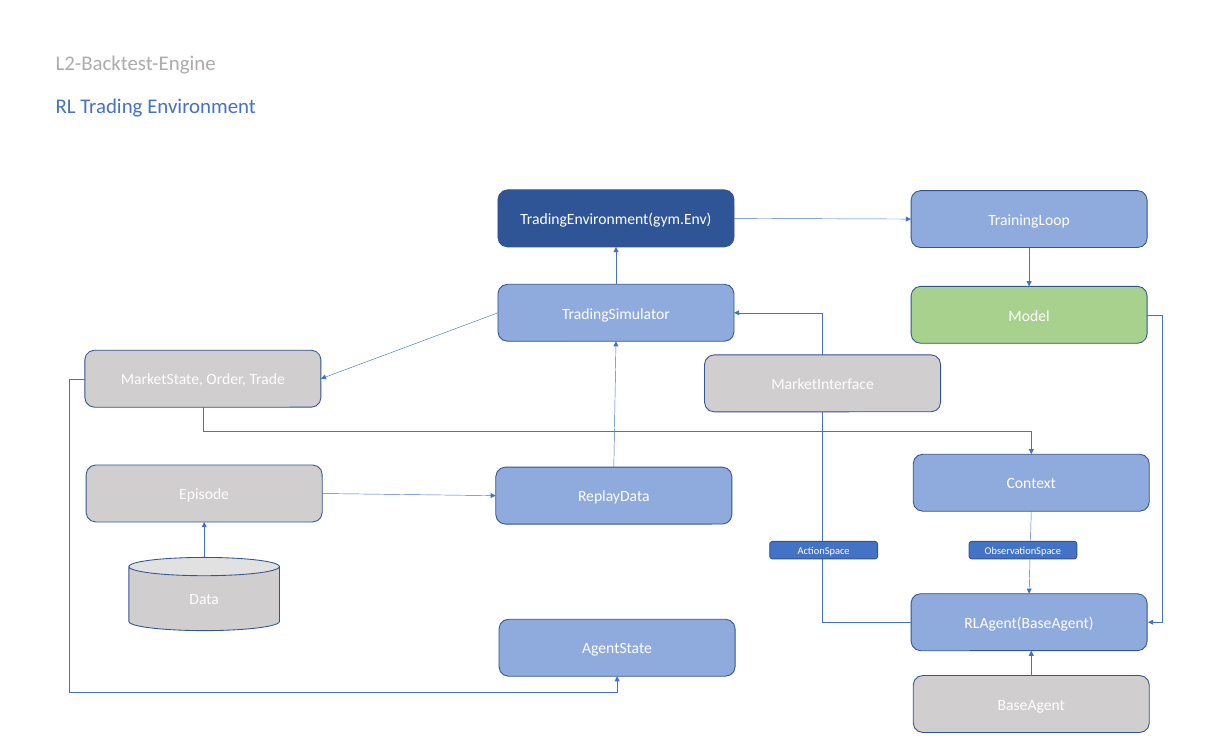
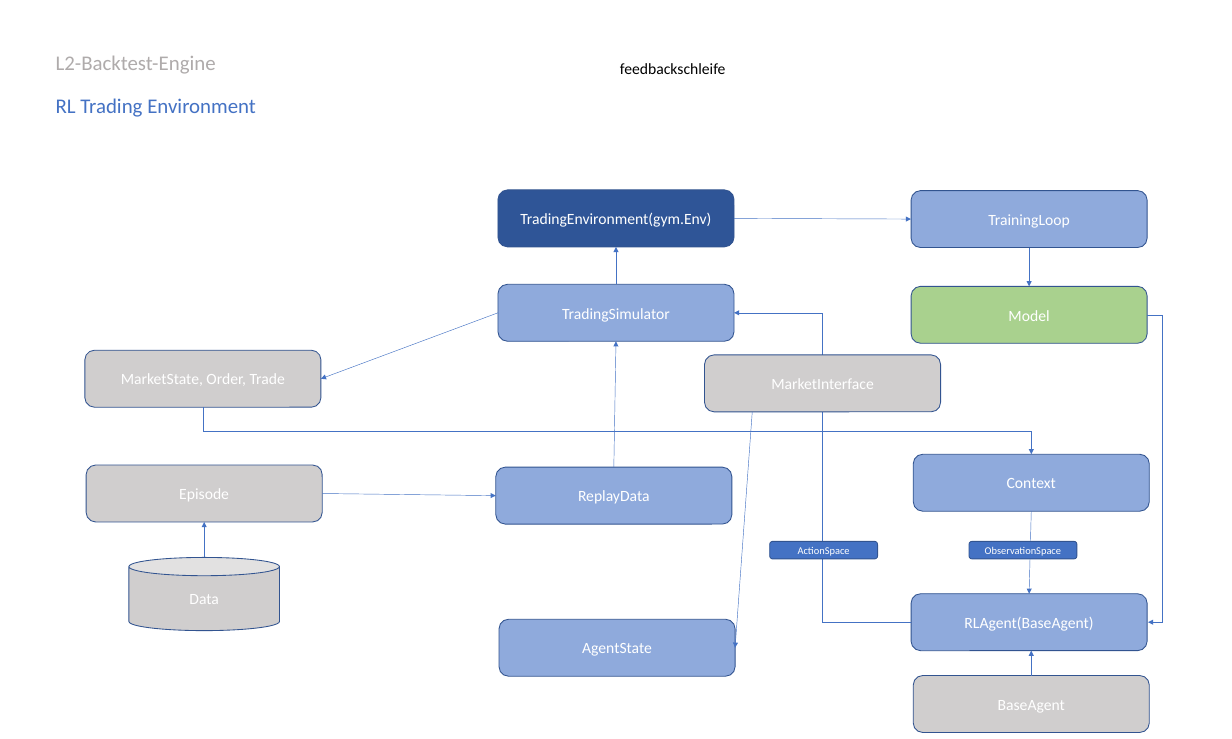
Before and after one commit to ewald-florian/RL-extension-backtest-engine-l2, a slide deck: slide 2 of documentation/rlenv_overview.pptx. Drawn at 1232x739 pixels with LibreOffice and Linux fonts; fonts in the diff are those of the drawing. Boxes give left, top, right and bottom in pixels: in the first picture for what was removed or moved away, otherwise in the second. Text is boxed around its words. In the diff, an @@ line names an element or a change of style, - is before the commit and + after.

```diff
--- a/documentation/rlenv_overview.pptx
+++ b/documentation/rlenv_overview.pptx
@@ text added at (620, 63, 725, 74), 18 pt, text #000000 @@
+feedbackschleife
@@ elbow arrow removed from (85, 379) to (617, 676) @@
@@ arrow added from (752, 412) to (735, 648), #4472C4 0.5 pt @@
```
Also in this commit, not shown: 1 slide added, 13 other files.
